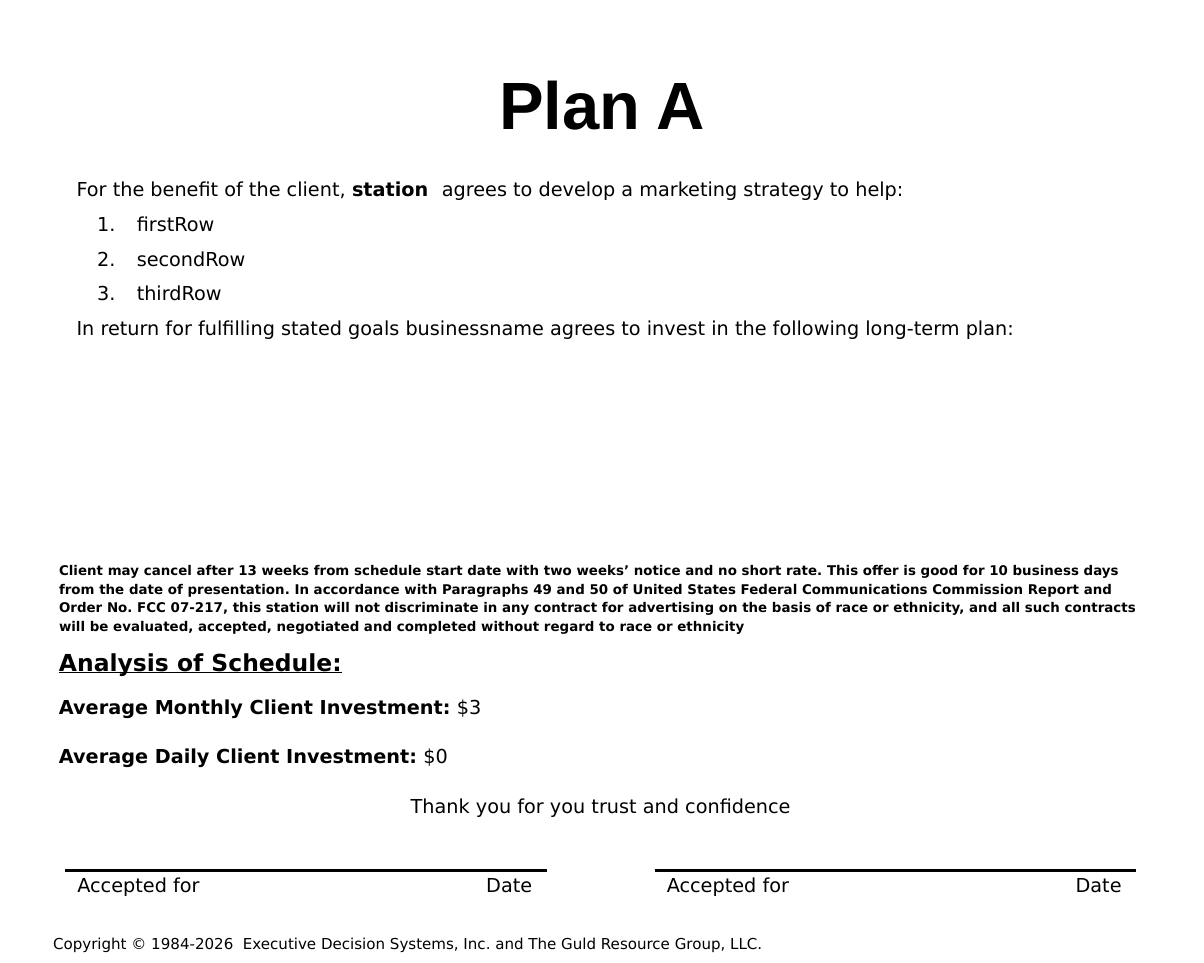
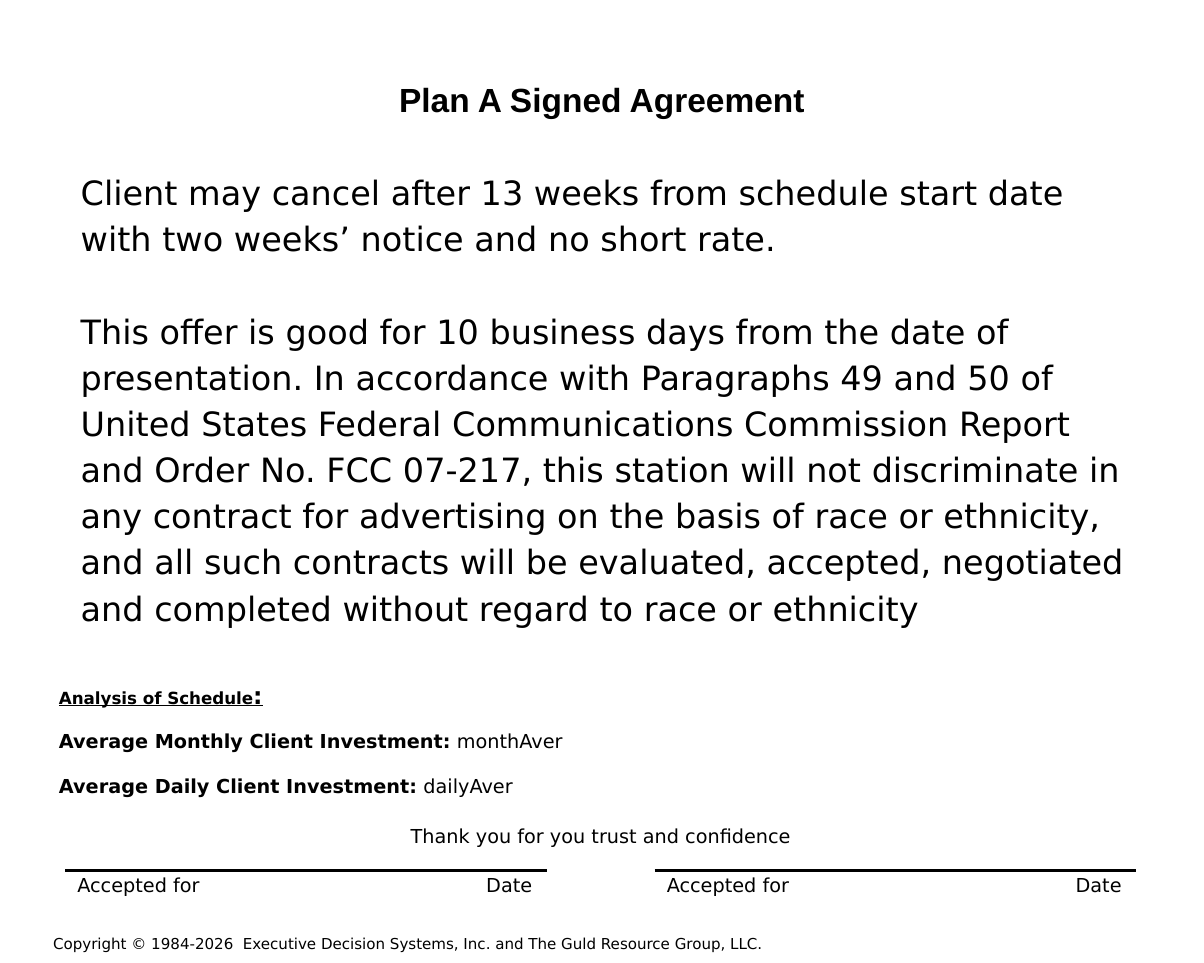
Before and after one commit to hintonandrew510/wizardfrontend, a slide deck: slide 35 of mavenprojectSCR/src/main/resources/powerpointtemplate/tvTemplate.pptx (slide 34 before the commit). Drawn at 1204x963 pixels with LibreOffice and Linux fonts; fonts in the diff are those of the drawing; background and template pictures are left out. Boxes give left, top, right and bottom in pixels: in the first picture for what was removed or moved away, otherwise in the second. Text is boxed around its words. In the diff, an @@ line names an element or a change of style, - is before the commit and + after.

```diff
--- a/mavenprojectSCR/src/main/resources/powerpointtemplate/tvTemplate.pptx
+++ b/mavenprojectSCR/src/main/resources/powerpointtemplate/tvTemplate.pptx
@@ title at (x1=399, y1=87, x2=805, y2=118): text changed; size 40 to 20 pt @@
-Plan A
+Plan A Signed Agreement
@@ text "Client may cancel after 13 ..." at (x1=81, y1=179, x2=1123, y2=628): vertical alignment middle to top @@
@@ text at (x1=81, y1=179, x2=1123, y2=628): text changed; size 8 to 20 pt; bold off @@
-Client may cancel after 13 weeks from schedule start date with two weeks’ notice and no short rate. This offer is good for 10 business days from the date of presentation. In accordance with Paragraphs 49 and 50 of United States Federal Communications Commission Report and Order No. FCC 07-217, this station will not discriminate in any contract for advertising on the basis of race or ethnicity, and all such contracts will be evaluated, accepted, negotiated and completed without regard to race or ethnicity
+Client may cancel after 13 weeks from schedule start date with two weeks’ notice and no short rate.
+This offer is good for 10 business days from the date of presentation. In accordance with Paragraphs 49 and 50 of United States Federal Communications Commission Report and Order No. FCC 07-217, this station will not discriminate in any contract for advertising on the basis of race or ethnicity, and all such contracts will be evaluated, accepted, negotiated and completed without regard to race or ethnicity
@@ text removed at (x1=77, y1=181, x2=1014, y2=339) @@
-For the benefit of the client, station agrees to develop a marketing strategy to help:
-1. firstRow
-2. secondRow
-3. thirdRow
-In return for fulfilling stated goals businessname agrees to invest in the following long-term plan:
@@ text "Analysis of Schedule:" moved from (x1=59, y1=653, x2=341, y2=676) to (x1=59, y1=691, x2=253, y2=708) @@
@@ text "Analysis of Schedule:" at (x1=59, y1=691, x2=253, y2=708): size 14 to 10 pt @@
@@ text at (x1=59, y1=733, x2=563, y2=752): text changed @@
-Average Monthly Client Investment: $3
+Average Monthly Client Investment: monthAver
@@ text at (x1=59, y1=778, x2=512, y2=797): text changed @@
-Average Daily Client Investment: $0
+Average Daily Client Investment: dailyAver
@@ text "Thank you for you trust ..." moved from (x1=411, y1=798, x2=790, y2=817) to (x1=411, y1=828, x2=790, y2=847) @@
```
Also in this commit, not shown: 1 other slide changed, 2 slides added, 7 other files.
